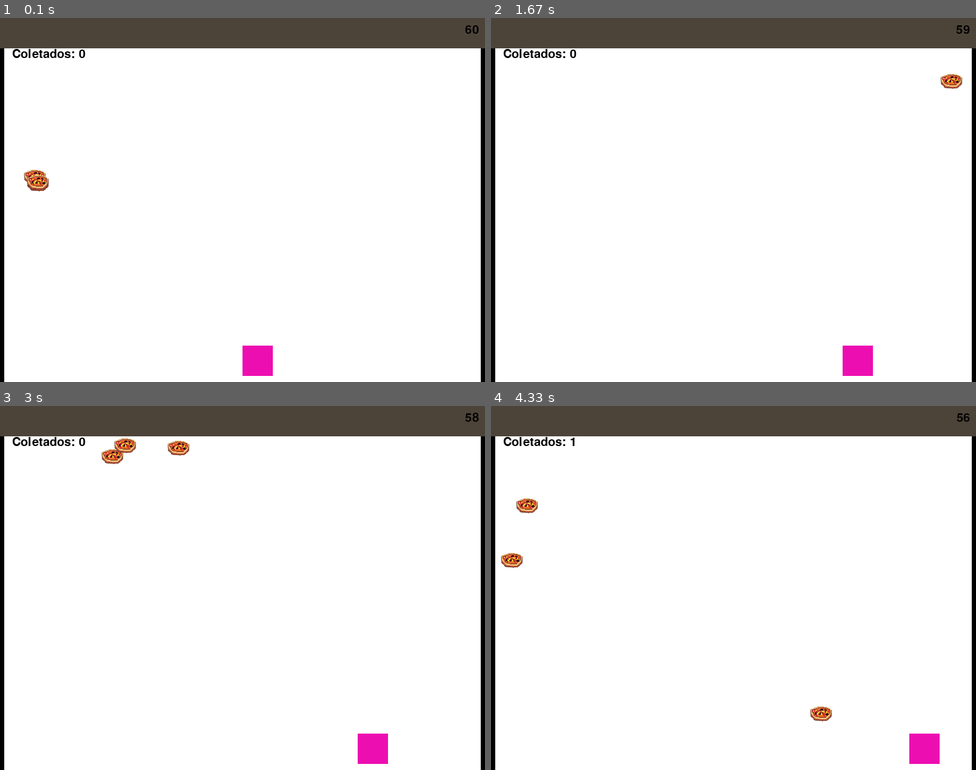
Above: before the commit, frames 1-4 (two rows, left to right).
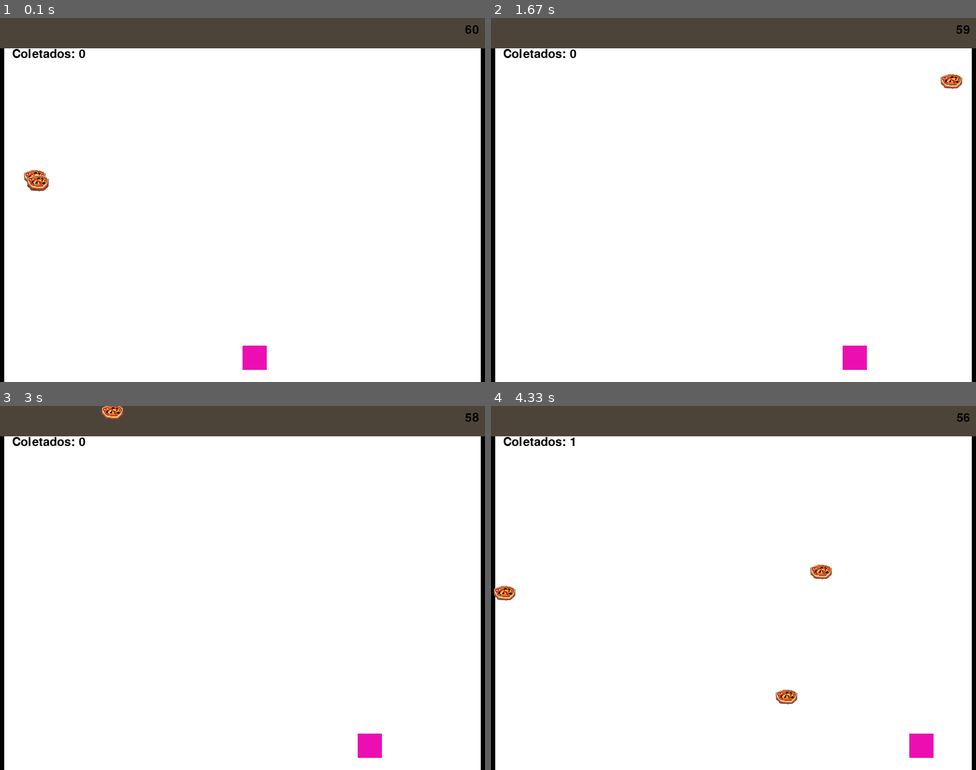
Above: after the commit, the same moments.

Repository: WesleyGCO/Pizza-Panic
Game: pygame game, started from src/main.py
Same seed, same stepped clock (60 frames per second), same inputs: the game is played once before the commit and once after it.
Inputs:
- Up to frame 1 (0.1 s): no input
- Up to frame 2 (1.67 s): hold Right 0.33-0.8 s; hold Right 0.83-1.3 s; hold Left from 1.33 s (still down)
- Up to frame 3 (3 s): release Left at 1.87 s; hold Left 1.9-2.3 s; hold Right 2.33-2.97 s
- Up to frame 4 (4.33 s): hold Left 3-3.47 s; hold Right 3.5-3.97 s; hold Right from 4 s (still down)

The runs differ from the first frame. In frame 1, 0.2% of the frame differs, in the area x 50-57%, y 90-99%; in frame 2, 0.2%; in frame 3, 0.8%; in frame 4, 1.1%, in the area x 0-93%, y 25-99%.

Commit message:
Ajustes gerais

Diff:
--- a/src/entities/ItemRuim.py
+++ b/src/entities/ItemRuim.py
@@ -31,4 +31,4 @@
         self.x = 0  # Volta para a posição inicial 0x
         self.y = 300  # Volta para a posição inicial 300y
         self.vx = random.uniform(2, 5)  # Velocidade horizontal aleatória
-        self.vy = -10  # Velocidade vertical inicial para a trajetória parabólica
+        self.vy = -12  # Velocidade vertical inicial para a trajetória parabólica
--- a/src/entities/Jogo.py
+++ b/src/entities/Jogo.py
@@ -32,7 +32,7 @@
 
         self.personagem_posicao_x_ratio = 0.5
         self.personagem_posicao_y_ratio = 0.9
-        self.personagem = Personagem(cor=(237, 14, 178), tamanho_x=50, tamanho_y=50, velocidade=5, posicao_x_ratio=self.personagem_posicao_x_ratio, posicao_y_ratio=self.personagem_posicao_y_ratio)
+        self.personagem = Personagem(cor=(237, 14, 178), tamanho_x=40, tamanho_y=40, velocidade=5, posicao_x_ratio=self.personagem_posicao_x_ratio, posicao_y_ratio=self.personagem_posicao_y_ratio)
 
         self.imagem_item_ruim = pygame.image.load("assets/Imagens/pizza.png")
         self.itens_ruins = [self.gerenciamentoItens_servico.criar_item() for _ in range(3)]
@@ -66,7 +66,7 @@
                 item.reinicia()
 
     def render(self):
-        # Rendereiza o estado do jogo na tela
+        # Renderiza o estado do jogo na tela
         self.screen.fill((255, 255, 255))
 
         self.jogo_servico.menu_borda(self.screen, self.screen_width, self.screen_width)
